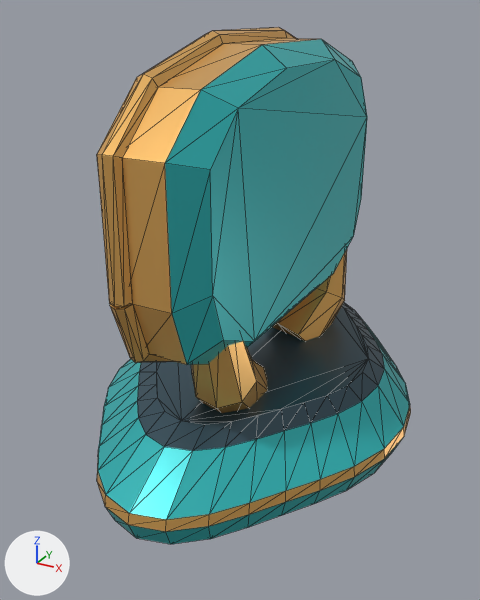
A saved change to the glTF model public/models/optics/mirror.glb.
The view is the same before and after, from a camera (50 mm lens) standing at (0.672, -1.318, 1.003) and looking at (-0.018, -0.063, 0.376). The lights are fixed; the arrows at lower left show +X, +Y and +Z. The older version comes first. Mesh edges are drawn as thin lines. Vertices at exactly the same position are counted once.

Names of what the first picture shows: 'mirror'.
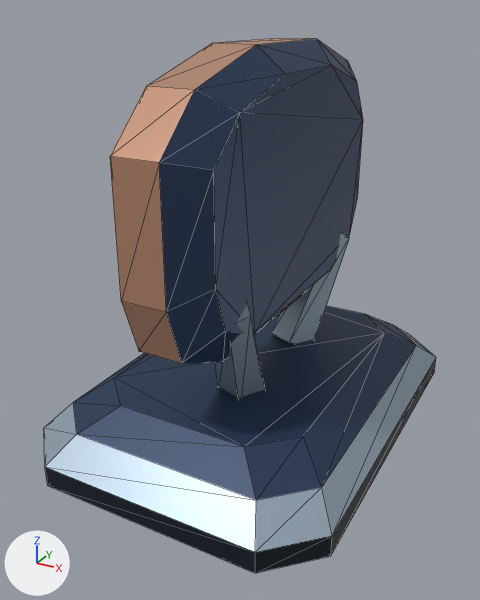
Changed parts and their boxes [x1, y1, x2, y2] in the pictures (480 x 600 px):
'mirror', reshaped (25% wider): before [97, 27, 411, 544]; after [44, 38, 436, 573]
part 1 of me_mirror, rebuilt (25% wider, 11% taller): before [97, 303, 411, 544]; after [44, 306, 436, 573]
part 2 of me_mirror, rebuilt: before [97, 27, 295, 363]; after [110, 38, 363, 363]
part 3 of me_mirror, rebuilt: before [191, 341, 267, 413]; after [215, 303, 265, 398]
part 4 of me_mirror, rebuilt: before [272, 249, 347, 341]; after [271, 233, 350, 344]
part 5 of me_mirror, deleted: before [122, 38, 367, 365]

Diff of the bpy script that builds the scene:
```diff
--- a/public/models/optics/mirror.glb.py
+++ b/public/models/optics/mirror.glb.py
@@ mat_titanium_chamfers @@
+mat_titanium_chamfers = principled_material('Titanium chamfers')
+mat_titanium_chamfers.base_color = (0.342, 0.429, 0.515)  # greyish blue #9eafbe
+mat_titanium_chamfers.metallic = 0.42
+mat_titanium_chamfers.roughness = 0.42
@@ mat_copper_fittings @@
+mat_copper_fittings = principled_material('Copper fittings')
+mat_copper_fittings.base_color = (0.521, 0.275, 0.178)  # brown #bf8f75
+mat_copper_fittings.metallic = 0.34
+mat_copper_fittings.roughness = 0.4
@@ mat_naval_enamel @@
+mat_naval_enamel = principled_material('Naval enamel')
+mat_naval_enamel.base_color = (0.0203, 0.0437, 0.105)  # dark blue #273b5b
+mat_naval_enamel.metallic = 0.31
+mat_naval_enamel.roughness = 0.49
@@ mat_graphite_isolation @@
+mat_graphite_isolation = principled_material('Graphite isolation')
+mat_graphite_isolation.base_color = (0.00651, 0.011, 0.0212)  # black #131b28
+mat_graphite_isolation.metallic = 0.25
+mat_graphite_isolation.roughness = 0.61
@@ me_mirror @@
 # used by ob_mirror; location = (0.0, 0.0, 0.0)
-me_mirror.from_pydata(...)  # 390 vertices, 764 faces; spans x -0.384..0.384, y -0.543..0.543, z 0.012..0.963
-me_mirror.materials.append(mat_midnight_ceramic)  # dark blue #354f5c
-me_mirror.materials.append(mat_lagoon_enamel)  # cyan #32babc
-me_mirror.materials.append(mat_satin_brass)  # orange #edb665
+me_mirror.from_pydata(...)  # 108 vertices, 200 faces; spans x -0.36..0.36, y -0.5..0.5, z 0.0..0.94
+# me_mirror part 1: the loose piece of 192 vertices spanning x -0.384..0.384, y -0.543..0.543, z 0.012..0.215 is rebuilt with 40 vertices and now spans x -0.36..0.36, y -0.5..0.5, z 0.0..0.208
+# me_mirror part 2: the loose piece of 102 vertices spanning x -0.064..-0.018, y -0.483..0.473, z 0.307..0.963 is rebuilt with 48 vertices and now spans x -0.067..0.105, y -0.46..0.45, z 0.33..0.94
+# me_mirror part 3: the loose piece of 24 vertices spanning x -0.057..0.124, y -0.362..-0.097, z 0.128..0.492 is rebuilt with 10 vertices and now spans x -0.018..0.123, y -0.314..-0.083, z 0.16..0.477, in mat_titanium_chamfers (greyish blue #9eafbe)
+# me_mirror part 4: the loose piece of 24 vertices spanning x -0.057..0.124, y 0.097..0.362, z 0.128..0.492 is rebuilt with 10 vertices and now spans x -0.018..0.123, y 0.083..0.314, z 0.16..0.477, in mat_titanium_chamfers (greyish blue #9eafbe)
+# me_mirror part 5: the loose piece of 48 vertices spanning x -0.067..0.11, y -0.46..0.45, z 0.33..0.94 is deleted
 me_mirror.materials.append(mat_silvered_glass)
+me_mirror.materials.append(mat_graphite_isolation)  # black #131b28
+me_mirror.materials.append(mat_naval_enamel)  # dark blue #273b5b
+me_mirror.materials.append(mat_titanium_chamfers)  # greyish blue #9eafbe
+me_mirror.materials.append(mat_copper_fittings)  # brown #bf8f75
```
